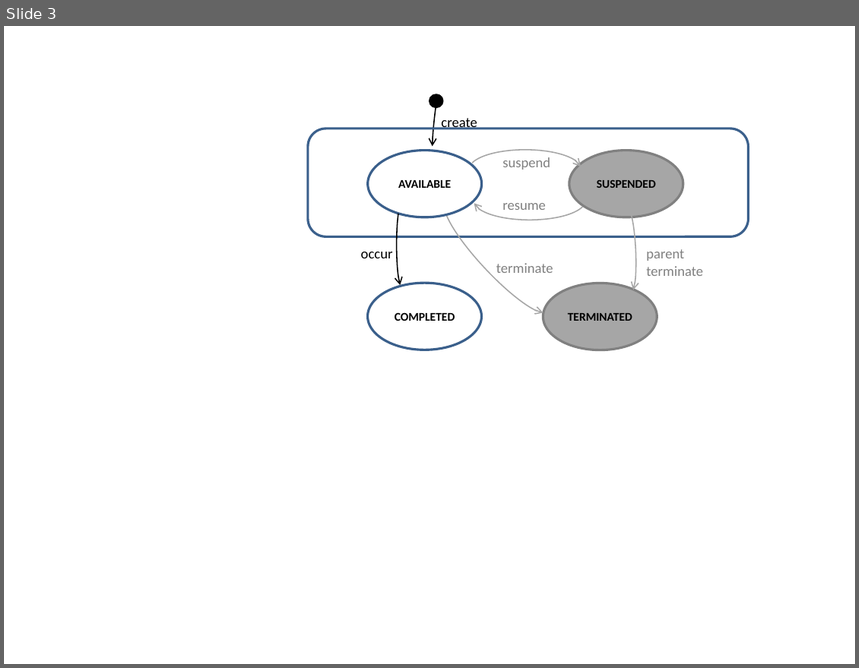
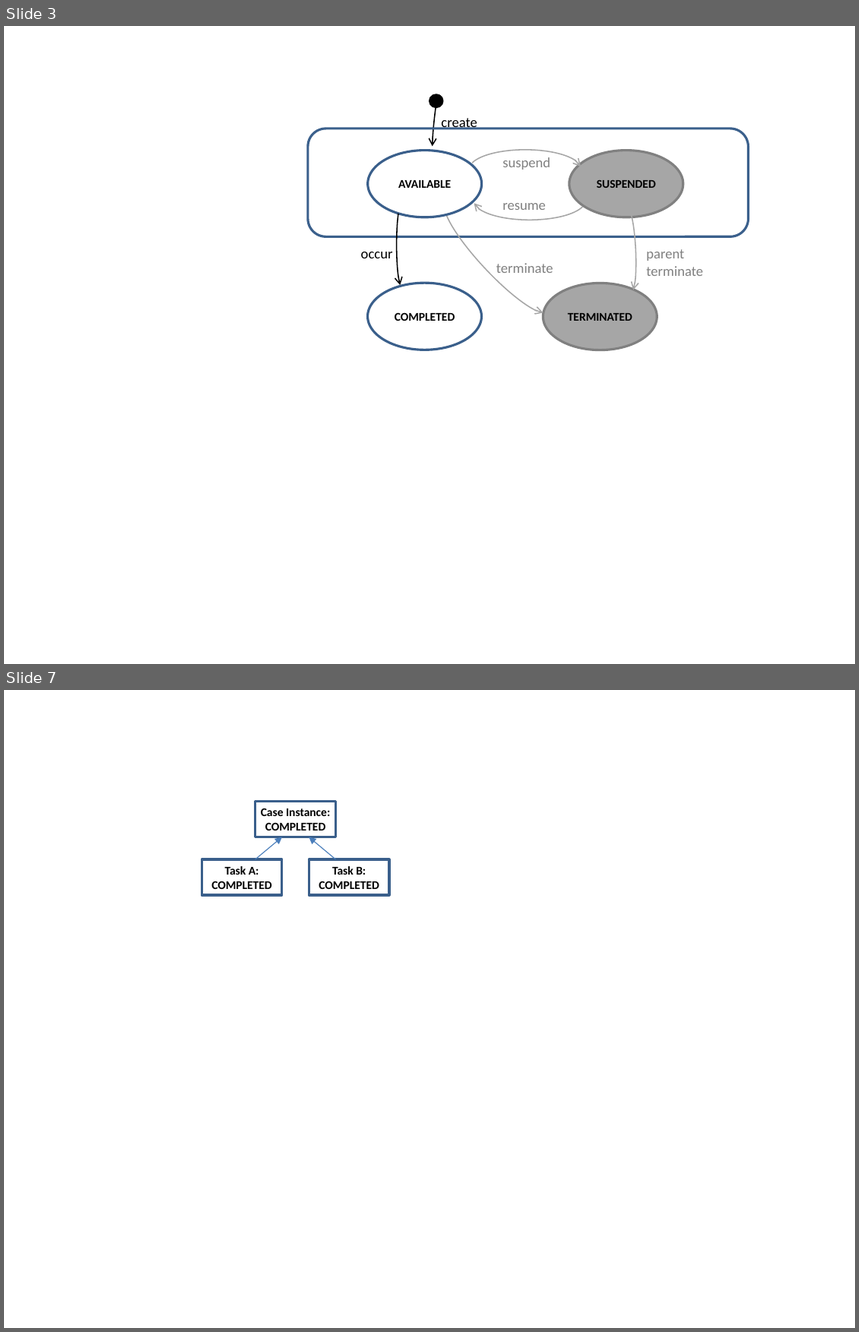
Before and after one commit to camunda/camunda-docs-manual, a slide deck: develop/drawings/CaseLifeCycles.pptx. Shown one above the other, each under a label of ours: slide 3 before the commit, slides 3 and 7 after it; the slides between them are not shown. The pictures are 859x668 and 859x1332 pixels, drawn with LibreOffice and Linux fonts; fonts in the diff are those of the drawing. Boxes give left, top, right and bottom in pixels: in the first picture for what was removed or moved away, otherwise in the second. Text is boxed around its words. In the diff, an @@ line names an element or a change of style, - is before the commit and + after.

Commit message:
chore(cmmn): extend case lifecycle example by images
related to CAM-2467

```diff
--- a/develop/drawings/CaseLifeCycles.pptx
+++ b/develop/drawings/CaseLifeCycles.pptx
@@ slide 7 added at (4,690,855,1328), background #FFFFFF @@
@@ rectangle added at (255,802,335,837), fill #FFFFFF, outline #3A5F8C 2 pt, 10 pt, text #000000, bold @@
+Case Instance:
+COMPLETED
@@ arrow added from (255, 859) to (282, 837), #4B7EBC 0.75 pt @@
@@ arrow added from (336, 859) to (309, 837), #4B7EBC 0.75 pt @@
@@ rectangle added at (202,859,281,895), fill #FFFFFF, outline #3A5F8C 2 pt, 10 pt, text #000000, bold @@
+Task A:
+COMPLETED
@@ rectangle added at (309,859,389,895), fill #FFFFFF, outline #3A5F8C 2 pt, 10 pt, text #000000, bold @@
+Task B:
+COMPLETED
```
Also in this commit, not shown: 3 other slides added, 6 other files.
